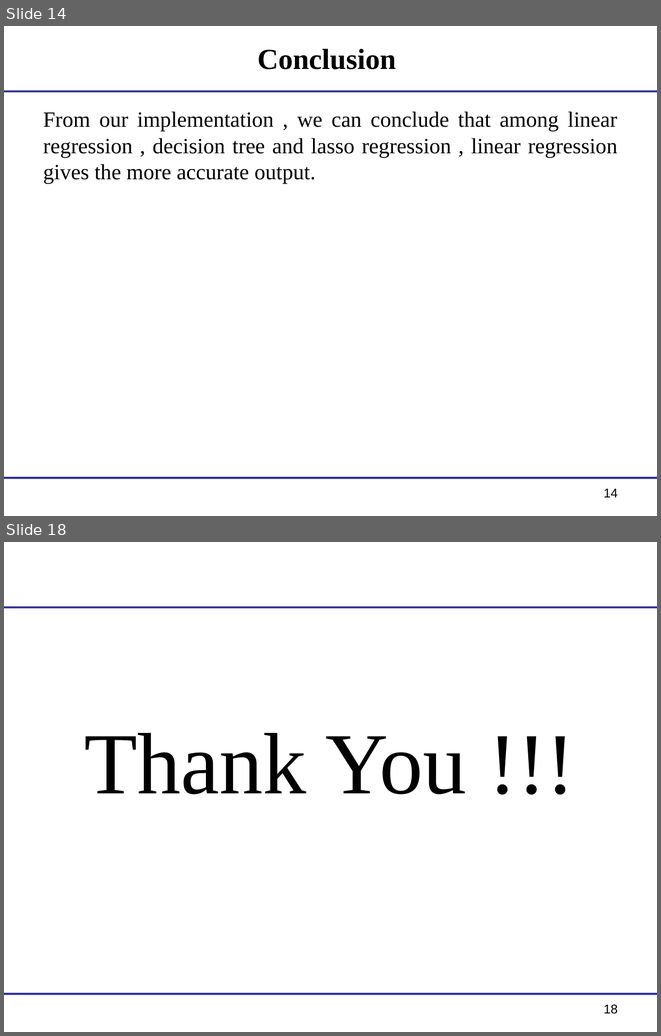
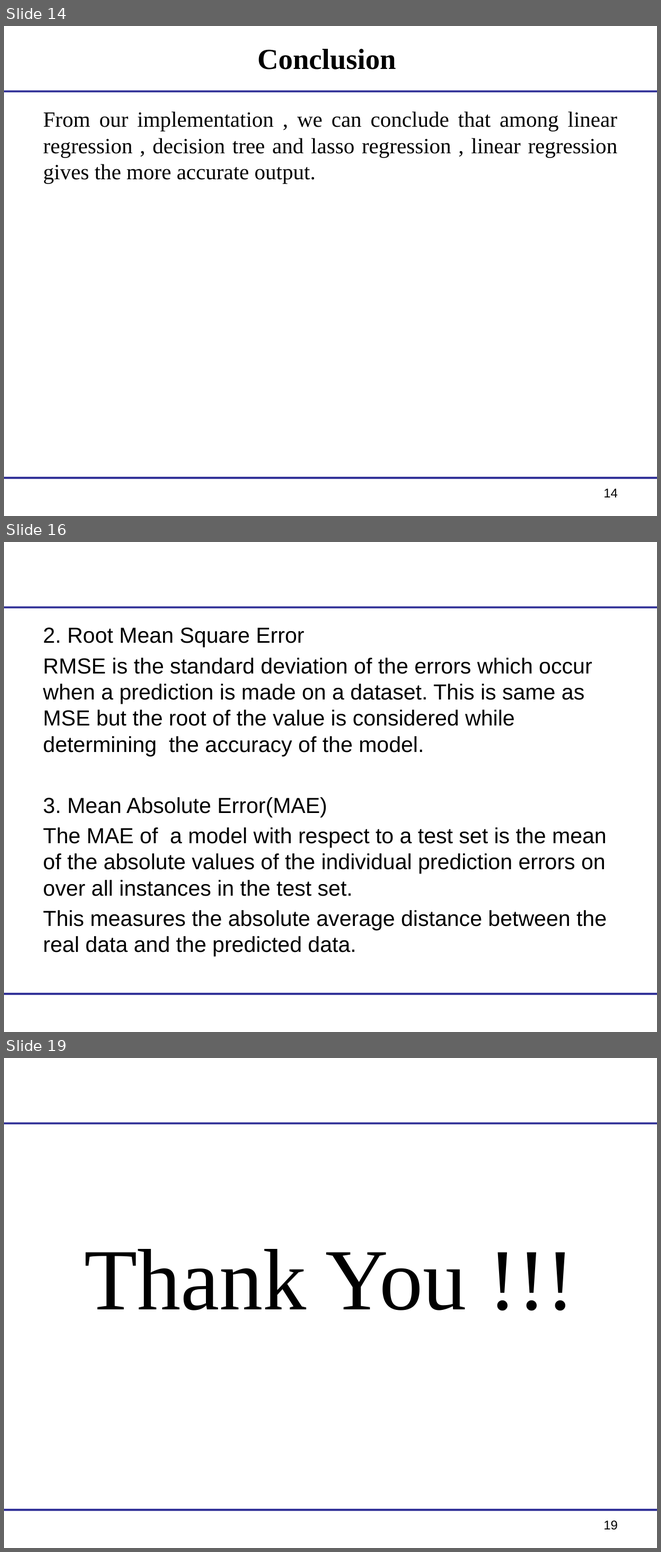
Before and after one commit to saloni-29/BE-Major-Project, a slide deck: Scrutiny Round 2.pptx. Shown one above the other, each under a label of ours: slides 14 and 18 before the commit, slides 14, 16 and 19 after it; the slides between them are not shown. The pictures are 661x1036 and 661x1552 pixels, drawn with LibreOffice and Linux fonts; fonts in the diff are those of the drawing; background and template pictures are left out. Boxes give left, top, right and bottom in pixels: in the first picture for what was removed or moved away, otherwise in the second. Text is boxed around its words. In the diff, an @@ line names an element or a change of style, - is before the commit and + after.

```diff
--- a/Scrutiny Round 2.pptx
+++ b/Scrutiny Round 2.pptx
@@ slide 16 added at [4, 542, 657, 1032], background #FFFFFF; not listed: 2 template elements that a slide beside it also shows @@
@@ text added at [43, 627, 607, 956], 24 pt, text #000000 @@
+2. Root Mean Square Error
+RMSE is the standard deviation of the errors which occur when a prediction is made on a dataset. This is same as MSE but the root of the value is considered while determining the accuracy of the model.
+3. Mean Absolute Error(MAE)
+The MAE of a model with respect to a test set is the mean of the absolute values of the individual prediction errors on over all instances in the test set.
+This measures the absolute average distance between the real data and the predicted data.
@@ what was slide 18 is now slide 19 @@
@@ page number at [603, 1520, 618, 1530]: text changed @@
-18
+19
```
Also in this commit, not shown: 3 slides changed.
